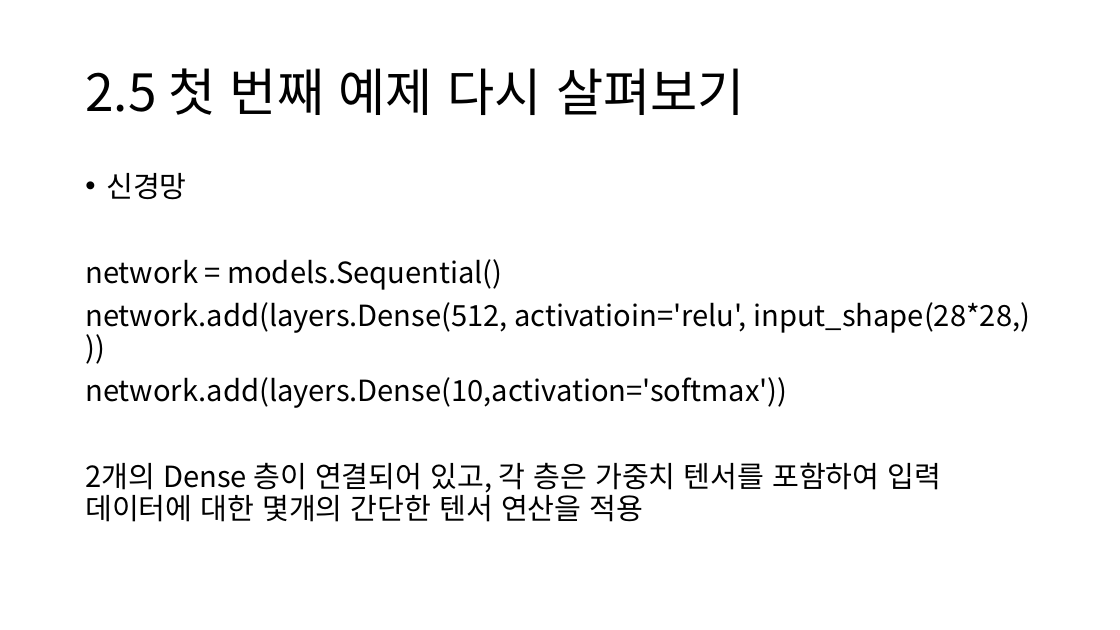
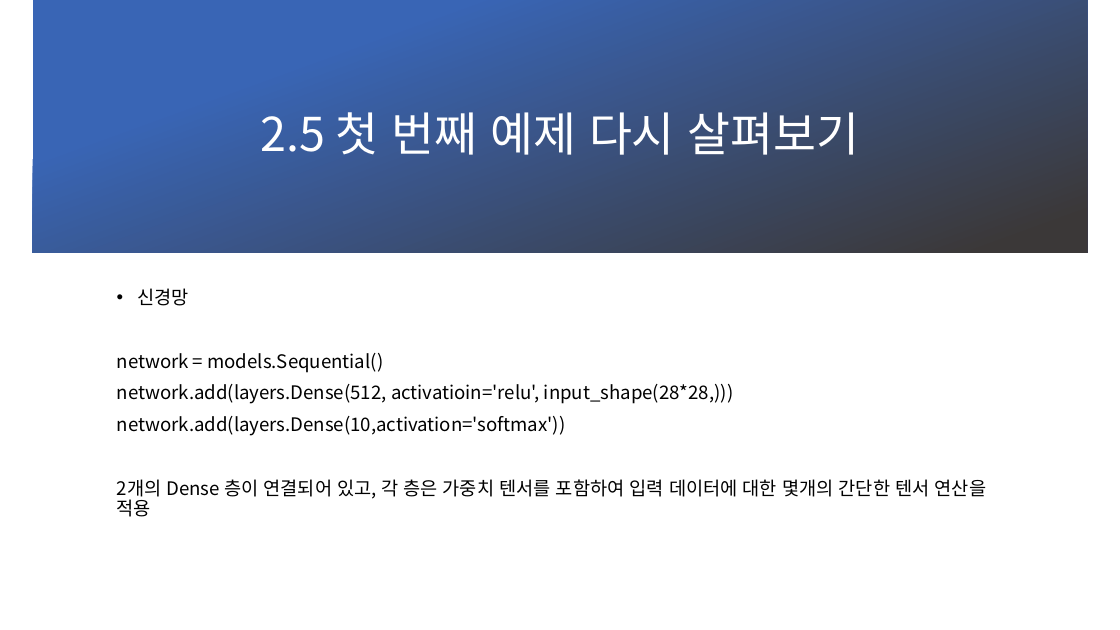
Before and after one commit to JoSihun/DeepLearningStudy, a slide deck: slide 3 of 01_TEAM_DATA/B팀/2주차_1장,2장_B팀_염주헌.pptx. Drawn at 1120x630 pixels with LibreOffice and Linux fonts; fonts in the diff are those of the drawing; background and template pictures are left out. Boxes give left, top, right and bottom in pixels: in the first picture for what was removed or moved away, otherwise in the second. Text is boxed around its words. In the diff, an @@ line names an element or a change of style, - is before the commit and + after.

```diff
--- a/01_TEAM_DATA/B팀/2주차_1장,2장_B팀_염주헌.pptx
+++ b/01_TEAM_DATA/B팀/2주차_1장,2장_B팀_염주헌.pptx
@@ rectangle added at [33, 0, 1088, 253], fill gradient #3965B5 to #3B3838 @@
@@ title "2.5 첫 번째 예제 다시 ...": place and size @@
-title "2.5 첫 번째 예제 다시 ..." at [85, 68, 745, 115]
+title "2.5 첫 번째 예제 다시 ..." at [260, 112, 860, 155]
@@ title "2.5 첫 번째 예제 다시 ..." at [260, 112, 860, 155]: size 44 to 40 pt, text colour #000000 to #FFFFFF; alignment left to centre @@
@@ text "신경망": place and size @@
-text "신경망" at [85, 173, 1031, 522]
+text "신경망" at [117, 288, 986, 517]
@@ text "신경망" at [117, 288, 986, 517]: size 25 to 16 pt @@
```
Also in this commit, not shown: 3 other slides changed.
